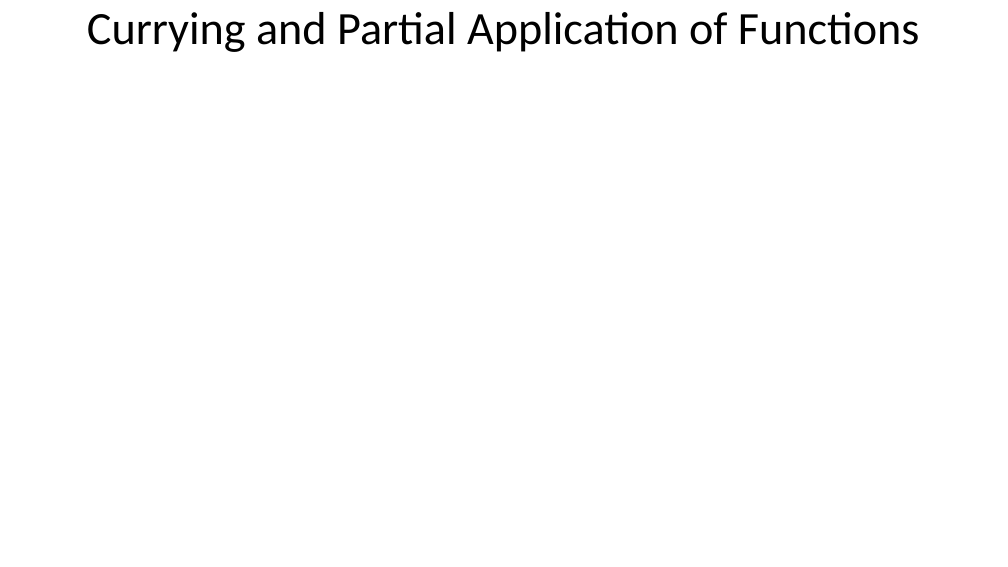
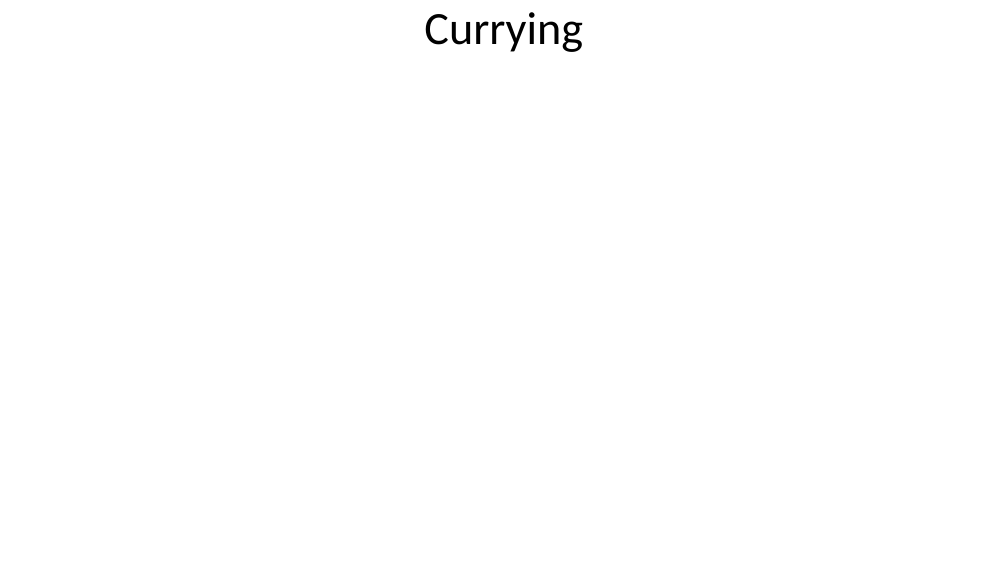
Before and after one commit to LouisJenkinsCS/LLVM-JVM, a slide deck: slide 5 of OPL_Final_Project_Presentation.pptx (slide 18 before the commit). Drawn at 1008x567 pixels with LibreOffice and Linux fonts; fonts in the diff are those of the drawing; background and template pictures are left out. Boxes give left, top, right and bottom in pixels: in the first picture for what was removed or moved away, otherwise in the second. Text is boxed around its words. In the diff, an @@ line names an element or a change of style, - is before the commit and + after.

```diff
--- a/OPL_Final_Project_Presentation.pptx
+++ b/OPL_Final_Project_Presentation.pptx
@@ title at box(424, 12, 583, 52): text changed @@
-Currying and Partial Application of Functions
+Currying
```
Also in this commit, not shown: 9 other slides changed, 1 slide added, 2 slides removed.
